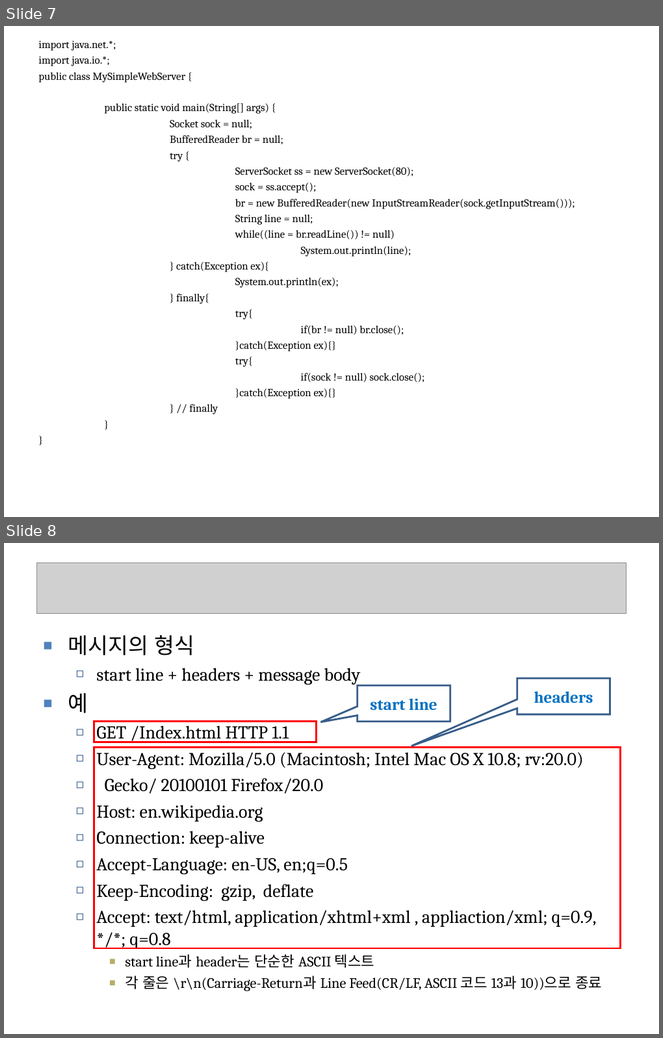
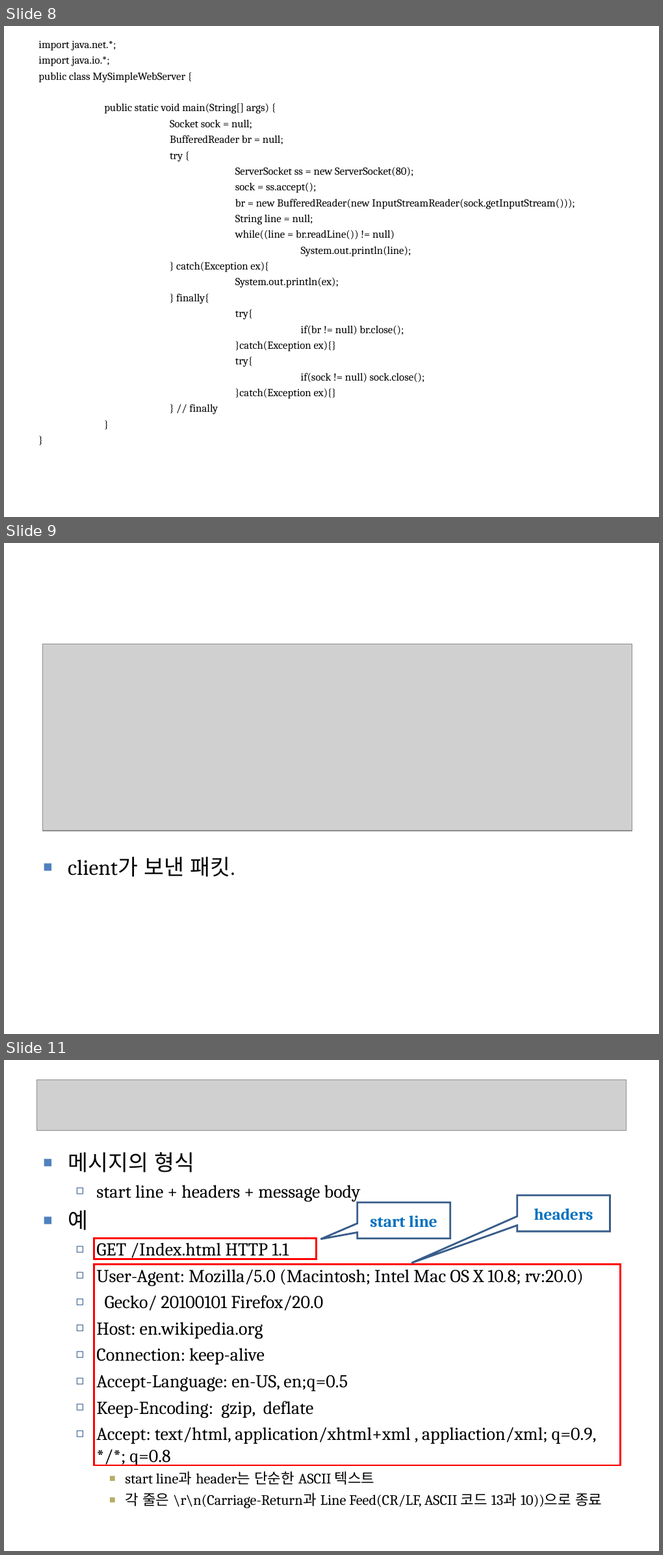
Before and after one commit to seleuchel/javaNetwork, a slide deck: ppt/503_chap06HTTP.ppt. Shown one above the other, each under a label of ours: slides 7 and 8 before the commit, slides 8, 9 and 11 after it; the slides between them are not shown. The pictures are 663x1038 and 663x1555 pixels, drawn with LibreOffice and Linux fonts; fonts in the diff are those of the drawing; grey boxes stand for pictures; background and template pictures are left out. Boxes give left, top, right and bottom in pixels: in the first picture for what was removed or moved away, otherwise in the second. Text is boxed around its words. In the diff, an @@ line names an element or a change of style, - is before the commit and + after.

```diff
--- a/ppt/503_chap06HTTP.ppt
+++ b/ppt/503_chap06HTTP.ppt
@@ slide 9 added at [4,543,659,1034], background picture (left out) @@
@@ picture added at [42,644,633,832] @@
@@ text added at [68,857,235,877], 24 pt, text #000000 @@
+■ client가 보낸 패킷.
@@ what was slide 7 is now slide 8 @@
@@ what was slide 8 is now slide 11 @@
```
Also in this commit, not shown: 4 slides changed, 2 other slides added, 21 other files.
